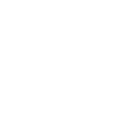
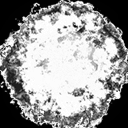
Layer changes from the first 128x128 image to the second:
showed "Layer 1" over [0, 0, 128, 128]
showed "Background" over [0, 0, 128, 128]
